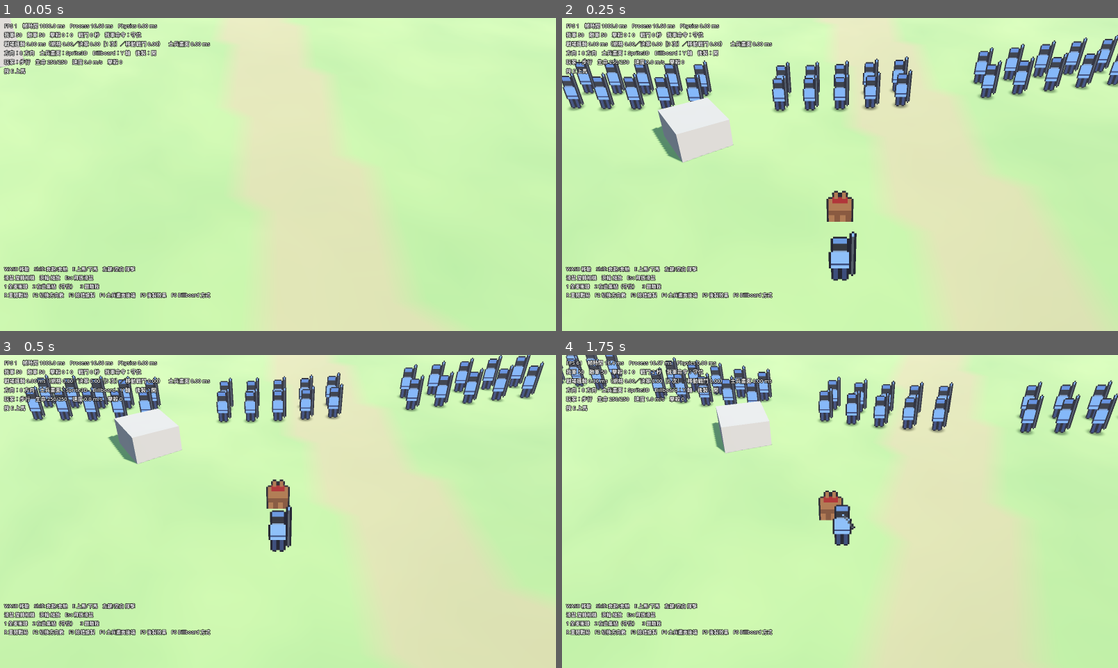
Above: before the commit, frames 1-4 (two rows, left to right).
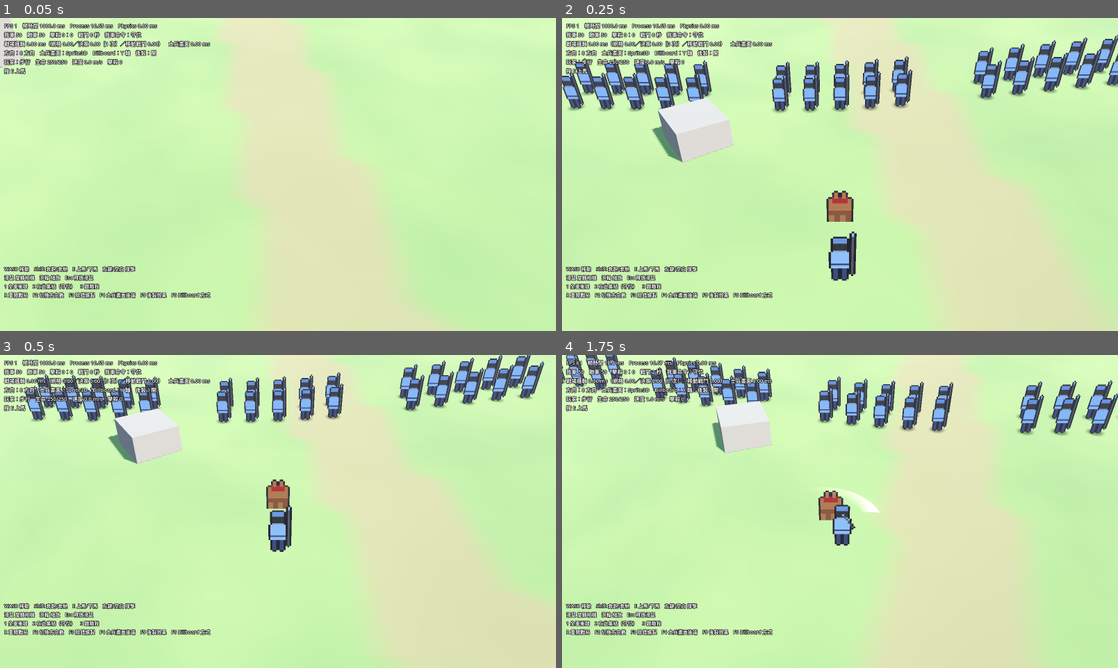
Above: after the commit, the same moments.

Repository: gigd123/hd2d-battle-prototype
Game: Godot game, scene res://scenes/battlefield.tscn
Two runs of this game, one before a commit and one after it. Both use one fixed random seed, a clock stepped at 60 frames per second and the inputs below.
Inputs (mouse positions are in pixels of both pictures, inside the frame that each line leads up to):
- Up to frame 1 (0.05 s): no input
- Up to frame 2 (0.25 s): no input
- Up to frame 3 (0.5 s): no input
- Up to frame 4 (1.75 s): move the mouse to (867, 511) at 0.52 s; hold W (move_forward) from 0.53 s (still down); click (867, 511) at 0.6 s; tap Space at 0.77, 1.52 s; move the mouse to (812, 511) at 1.27 s; click (812, 511) at 1.35 s

The runs differ from the first frame. In frame 1, less than 0.1% of the frame differs, in the area x 18-19%, y 1-4%; in frame 2, less than 0.1%; in frame 3, less than 0.1%; in frame 4, 0.2%, in the area x 48-58%, y 42-51%.

Commit message:
揮擊手感：刀光拖尾、左右連段與輸入緩衝、命中停頓、鏡頭微震、火花、傷害數字、佔位音效
- CombatFX：純畫面／聲音回饋，只聽玩家發出的訊號，不影響任何判定
- 揮擊弧線改為前後慢中段快；每刀左右交替；收招中按攻擊會緩衝接下一刀
- 擊退改成速度衝量（滑出去），致命一擊的屍體也會被擊飛一小段
- PlaceholderAudio：程式合成揮空、命中、擊殺聲
- 鏡頭震動用未縮放時間衰減，命中停頓期間也能震完

Co-Authored-By: Claude Opus 5.5 <noreply@anthropic.com>
Claude-Session: https://claude.ai/code/session_01DScwSwj2UN8LLyVLa4idmg

Diff:
--- a/scripts/actors/player.gd
+++ b/scripts/actors/player.gd
@@ -6,6 +6,10 @@
 
 signal hit_landed(hits: int, total_damage: float)
 signal died
+## 以下訊號只給畫面／音效回饋用（CombatFX），判定邏輯不依賴它們
+signal swing_started(mounted: bool)
+signal hit_detail(point: Vector3, damage: float, killed: bool, closing_speed: float)
+signal damaged(amount: float)
 
 enum AttackPhase { NONE, WINDUP, SWING, RECOVER }
 
@@ -54,6 +58,9 @@
 var _prev_pos := Vector3.ZERO
 var _cur_pos := Vector3.ZERO
 var _shape: CollisionShape3D
+var _swing_dir := 1.0            # +1：右→左橫掃；-1：左→右（連段交替）
+var _attack_buffered := false    # 收招中按下攻擊 → 收招結束立刻接下一刀
+var _swing_t := -1.0             # 目前揮擊進度 0..1；-1 = 沒有在揮
 
 
 func _ready() -> void:
@@ -103,6 +110,7 @@
 	if dead:
 		return
 	hp -= amount
+	damaged.emit(amount)
 	if hp <= 0.0:
 		hp = 0.0
 		if mounted and _mount_t < 0.0:
@@ -147,9 +155,11 @@
 		elif horse and global_position.distance_to(horse.global_position) <= mount_range:
 			_start_mount()
 
-	if Input.is_action_just_pressed("attack") and attack_phase == AttackPhase.NONE and _mount_t < 0.0:
-		attack_phase = AttackPhase.WINDUP
-		attack_timer = windup_time
+	if Input.is_action_just_pressed("attack") and _mount_t < 0.0:
+		if attack_phase == AttackPhase.NONE:
+			_begin_attack()
+		elif attack_phase == AttackPhase.RECOVER or attack_phase == AttackPhase.SWING:
+			_attack_buffered = true
 
 	if _mount_t >= 0.0:
 		_update_mount_transition(delta)
@@ -265,6 +275,22 @@
 # ---------------------------------------------------------------------------
 # 揮擊與掃掠命中
 # ---------------------------------------------------------------------------
+func _begin_attack() -> void:
+	attack_phase = AttackPhase.WINDUP
+	attack_timer = windup_time
+	_attack_buffered = false
+
+
+## 給畫面回饋用：目前揮擊進度（0..1），收招中仍回傳 1 讓刀光淡出；沒有揮擊時回傳 -1。
+func swing_progress() -> float:
+	return _swing_t
+
+
+## 給畫面回饋用：以「畫面內插位置」計算刀柄與刀尖，讓刀光跟著角色畫面而不是物理步。
+func blade_at(t: float) -> Array:
+	return _swing_geometry(t, visual_position())
+
+
 func _update_attack(delta: float) -> void:
 	if attack_phase == AttackPhase.NONE:
 		return
@@ -274,12 +300,15 @@
 			if attack_timer <= 0.0:
 				attack_phase = AttackPhase.SWING
 				attack_timer = swing_time
+				_swing_t = 0.0
 				_swing_hit.clear()
+				swing_started.emit(mounted)
 				var g := _swing_geometry(0.0)
 				_swing_prev_base = g[0]
 				_swing_prev_tip = g[1]
 		AttackPhase.SWING:
 			var t := clampf(1.0 - attack_timer / swing_time, 0.0, 1.0)
+			_swing_t = t
 			var g := _swing_geometry(t)
 			_sweep(_swing_prev_base, _swing_prev_tip, g[0], g[1])
 			_swing_prev_base = g[0]
@@ -288,20 +317,28 @@
 				attack_phase = AttackPhase.RECOVER
 				attack_timer = recover_time
 		AttackPhase.RECOVER:
+			if attack_timer <= recover_time - 0.12:
+				_swing_t = -1.0
 			if attack_timer <= 0.0:
 				attack_phase = AttackPhase.NONE
+				_swing_dir = -_swing_dir
+				if _attack_buffered:
+					_begin_attack()
 
 
 ## t: 0..1 揮擊進度。回傳 [刀柄位置, 刀尖位置]（世界座標）。
 ## 由右後上方往左前下方橫掃；騎馬時從較高處往下砍到步兵胸口高度。
-func _swing_geometry(t: float) -> Array:
+func _swing_geometry(t: float, origin = null) -> Array:
+	var at: Vector3 = global_position if origin == null else origin
 	var f := facing
 	var right := Vector3(-f.z, 0, f.x)
 	var shoulder_h := 2.3 if mounted else 1.35
 	var reach := reach_mounted if mounted else reach_foot
-	var base := global_position + Vector3(0, shoulder_h, 0) + right * 0.25
-	var ang := lerpf(deg_to_rad(80.0), deg_to_rad(-80.0), t)
-	var drop := lerpf(0.2, -1.0 if mounted else -0.5, t)
+	var base := at + Vector3(0, shoulder_h, 0) + right * 0.25 * _swing_dir
+	# 前後段慢、中段快（ease），比等速轉動更有「甩出去」的感覺
+	var e := t * t * (3.0 - 2.0 * t)
+	var ang := lerpf(deg_to_rad(80.0), deg_to_rad(-80.0), e) * _swing_dir
+	var drop := lerpf(0.2, -1.0 if mounted else -0.5, e)
 	var tip := base + (f * cos(ang) + right * sin(ang)) * reach + Vector3(0, drop, 0)
 	var hilt := base + (tip - base) * 0.25
 	return [hilt, tip]
@@ -326,11 +363,13 @@
 		# 相對速度在「朝向目標」方向的分量：迎面衝鋒 > 靜止 > 同向追擊
 		var closing := maxf(0.0, (my_vel - svel).dot(to_target))
 		var dmg := base_damage + closing * speed_damage
-		var knock := to_target * (0.4 + closing * 0.08)
+		var knock := to_target * (0.6 + closing * 0.12)
 		var killed: bool = battle.call("apply_damage", idx, dmg, knock)
 		if killed:
 			total_kills += 1
 		total += dmg
+		var point := spos + Vector3(0, 1.2, 0) - to_target * 0.3
+		hit_detail.emit(point, dmg, killed, closing)
 	hit_landed.emit(hits.size(), total)
 
 
--- a/scripts/battle/battle_manager.gd
+++ b/scripts/battle/battle_manager.gd
@@ -492,6 +492,14 @@
 		if state[i] == State.DEAD:
 			if hit_flash[i] > 0.0:
 				hit_flash[i] -= delta
+			# 致命一擊的擊退：屍體滑出去後停下
+			var dv := vel[i]
+			if dv.length_squared() > 0.01:
+				var dp := pos[i] + dv * delta
+				dp = terrain.clamp_to_map(dp, 4.0)
+				dp.y = terrain.get_height(dp.x, dp.z)
+				pos[i] = dp
+				vel[i] = dv * maxf(0.0, 1.0 - 6.0 * delta)
 			continue
 		var p := pos[i]
 		var v := vel[i]
@@ -623,12 +631,10 @@
 	if state[i] == State.DEAD:
 		return false
 	hit_flash[i] = 0.15
-	stun[i] = 0.25
+	stun[i] = 0.25 + knock.length() * 0.15
 	atk_hit_at[i] = 0.0          # 被打中會中斷出手
-	var p := pos[i] + Vector3(knock.x, 0, knock.z)
-	p = terrain.clamp_to_map(p, 4.0)
-	p.y = terrain.get_height(p.x, p.z)
-	pos[i] = p
+	# 擊退改成速度衝量：硬直期間速度以每秒 8 倍衰減，總位移約等於 knock 長度，畫面上是滑出去而不是瞬移
+	vel[i] = vel[i] + Vector3(knock.x, 0, knock.z) * 8.0
 	if immortal:
 		return false
 	hp[i] -= dmg
@@ -643,7 +649,6 @@
 	hp[i] = 0.0
 	dead_time[i] = battle_time
 	target[i] = NO_TARGET
-	vel[i] = Vector3.ZERO
 	atk_anim[i] = 0.0
 	alive_count[team[i]] -= 1
 	kills[1 - team[i]] += 1
--- a/scripts/battlefield.gd
+++ b/scripts/battlefield.gd
@@ -48,6 +48,12 @@
 		horse.battle = battle
 		player.battle = battle
 		player.hit_landed.connect(_on_hit_landed)
+
+	if not stress_mode:
+		var fx := CombatFX.new()
+		fx.name = "CombatFX"
+		add_child(fx)
+		fx.setup(player, cam_rig)
 
 	debug_draw = DebugDraw.new()
 	debug_draw.name = "DebugDraw"
--- a/scripts/camera/orbit_follow_camera.gd
+++ b/scripts/camera/orbit_follow_camera.gd
@@ -27,6 +27,9 @@
 var auto_orbit_speed := 0.12
 
 var camera: Camera3D
+## 鏡頭震動（純畫面效果）：add_shake() 疊加強度，隨時間衰減
+var shake := 0.0
+var _shake_t := 0.0
 var _focus := Vector3.ZERO
 var _attrs: CameraAttributesPractical
 
@@ -80,13 +83,25 @@
 	if terrain:
 		var ground := terrain.get_height(cam_pos.x, cam_pos.z)
 		cam_pos.y = maxf(cam_pos.y, ground + 1.0)
-	camera.global_position = cam_pos
-	camera.look_at(look_at_point, Vector3.UP)
+	# 震動用「未縮放」的時間衰減，命中停頓（time_scale 變小）期間仍會正常震完
+	var real_dt := delta / maxf(Engine.time_scale, 0.001)
+	var jitter := Vector3.ZERO
+	if shake > 0.001:
+		_shake_t += real_dt * 60.0
+		var amp := shake * shake * 0.35
+		jitter = Vector3(sin(_shake_t * 1.7), sin(_shake_t * 2.3 + 1.0), sin(_shake_t * 1.3 + 2.0)) * amp
+		shake = maxf(0.0, shake - real_dt * 2.5)
+	camera.global_position = cam_pos + jitter
+	camera.look_at(look_at_point + jitter * 0.5, Vector3.UP)
 	# 景深焦點跟著距離走（移軸感：焦點外的前景與遠景模糊）
 	_attrs.dof_blur_far_distance = distance + 12.0
 	_attrs.dof_blur_far_transition = distance * 1.5
 	_attrs.dof_blur_near_distance = maxf(distance * 0.45, 1.0)
 	_attrs.dof_blur_near_transition = distance * 0.3
+
+
+func add_shake(amount: float) -> void:
+	shake = clampf(shake + amount, 0.0, 1.0)
 
 
 ## 相機的「水平前方」，給角色做相機相對移動。
--- /dev/null
+++ b/scripts/fx/combat_fx.gd
@@ -0,0 +1,220 @@
+class_name CombatFX
+extends Node3D
+## 揮擊與命中的「手感」回饋：全部是畫面／聲音，判定邏輯完全不依賴這裡。
+## 拿掉這個節點，戰鬥結果不會有任何改變。
+##
+## - 刀光拖尾：每幀沿著揮擊弧線取樣，畫成淡出的帶狀網格
+## - 命中停頓（hit stop）：短暫把 Engine.time_scale 降低，擊殺停更久
+## - 鏡頭微震、火花粒子、傷害數字、佔位音效（揮空、命中、擊殺）
+## 數值都 export，方便邊玩邊調。
+
+@export var hitstop_hit := 0.055        # 秒（真實時間）
+@export var hitstop_kill := 0.10
+@export var hitstop_scale := 0.05
+@export var shake_hit := 0.35
+@export var shake_kill := 0.55
+@export var shake_damaged := 0.25
+@export var trail_length := 0.55        # 拖尾覆蓋的揮擊進度長度（0..1）
+@export var trail_samples := 18
+
+var player: PlayerController
+var cam_rig: OrbitFollowCamera
+
+var _trail := ImmediateMesh.new()
+var _trail_mi: MeshInstance3D
+var _trail_fade := 0.0
+var _last_t := -1.0
+var _hitstop_left := 0.0
+var _sparks: Array[CPUParticles3D] = []
+var _spark_i := 0
+var _audio: Array[AudioStreamPlayer] = []
+var _audio_i := 0
+var _numbers: Array = []                # [Label3D, 剩餘秒數, 起點]
+
+
+func setup(p_player: PlayerController, p_cam: OrbitFollowCamera) -> void:
+	player = p_player
+	cam_rig = p_cam
+	player.swing_started.connect(_on_swing_started)
+	player.hit_detail.connect(_on_hit)
+	player.damaged.connect(_on_damaged)
+
+
+func _ready() -> void:
+	_trail_mi = MeshInstance3D.new()
+	_trail_mi.name = "WeaponTrail"
+	_trail_mi.mesh = _trail
+	_trail_mi.cast_shadow = GeometryInstance3D.SHADOW_CASTING_SETTING_OFF
+	var mat := StandardMaterial3D.new()
+	mat.shading_mode = BaseMaterial3D.SHADING_MODE_UNSHADED
+	mat.vertex_color_use_as_albedo = true
+	mat.transparency = BaseMaterial3D.TRANSPARENCY_ALPHA
+	mat.blend_mode = BaseMaterial3D.BLEND_MODE_ADD
+	mat.cull_mode = BaseMaterial3D.CULL_DISABLED
+	mat.no_depth_test = false
+	_trail_mi.material_override = mat
+	add_child(_trail_mi)
+	for i in 8:
+		_sparks.append(_make_sparks())
+	for i in 6:
+		var a := AudioStreamPlayer.new()
+		a.bus = "Master"
+		add_child(a)
+		_audio.append(a)
+
+
+# ---------------------------------------------------------------------------
+func _process(delta: float) -> void:
+	var real_dt := delta / maxf(Engine.time_scale, 0.001)
+	_update_hitstop(real_dt)
+	_update_trail(real_dt)
+	_update_numbers(real_dt)
+
+
+func _update_hitstop(real_dt: float) -> void:
+	if _hitstop_left > 0.0:
+		_hitstop_left -= real_dt
+		if _hitstop_left <= 0.0:
+			Engine.time_scale = 1.0
+
+
+func _hitstop(seconds: float) -> void:
+	_hitstop_left = maxf(_hitstop_left, seconds)
+	Engine.time_scale = hitstop_scale
+
+
+func _update_trail(real_dt: float) -> void:
+	_trail.clear_surfaces()
+	if player == null:
+		return
+	var t := player.swing_progress()
+	if t >= 0.0:
+		_last_t = t
+		_trail_fade = 1.0
+	elif _trail_fade > 0.0:
+		_trail_fade = maxf(0.0, _trail_fade - real_dt * 6.0)
+	if _trail_fade <= 0.0 or _last_t < 0.0:
+		return
+	var head := _last_t
+	var tail := maxf(0.0, head - trail_length)
+	if head - tail < 0.01:
+		return
+	_trail.surface_begin(Mesh.PRIMITIVE_TRIANGLE_STRIP)
+	for k in trail_samples + 1:
+		var u := float(k) / trail_samples          # 0 = 尾端，1 = 刀尖目前位置
+		var g: Array = player.blade_at(lerpf(tail, head, u))
+		var hilt: Vector3 = g[0]
+		var tip: Vector3 = g[1]
+		var inner := hilt.lerp(tip, 0.45)
+		var a := u * u * _trail_fade
+		_trail.surface_set_color(Color(1.0, 0.95, 0.75, a * 0.9))
+		_trail.surface_add_vertex(tip)
+		_trail.surface_set_color(Color(0.6, 0.75, 1.0, 0.0))
+		_trail.surface_add_vertex(inner)
+	_trail.surface_end()
+
+
+func _update_numbers(real_dt: float) -> void:
+	for i in range(_numbers.size() - 1, -1, -1):
+		var e: Array = _numbers[i]
+		var lbl: Label3D = e[0]
+		e[1] -= real_dt
+		var life: float = e[1]
+		if life <= 0.0:
+			lbl.queue_free()
+			_numbers.remove_at(i)
+			continue
+		var k := 1.0 - life / 0.8
+		lbl.global_position = (e[2] as Vector3) + Vector3(0, 0.3 + k * 1.1, 0)
+		lbl.modulate.a = clampf(life / 0.3, 0.0, 1.0)
+		lbl.outline_modulate.a = lbl.modulate.a
+
+
+# ---------------------------------------------------------------------------
+func _on_swing_started(mounted: bool) -> void:
+	_play(PlaceholderAudio.whoosh(), randf_range(0.9, 1.15) * (0.85 if mounted else 1.0), -6.0)
+
+
+func _on_hit(point: Vector3, damage: float, killed: bool, closing: float) -> void:
+	var strength := clampf(closing / 13.0, 0.0, 1.0)
+	_hitstop((hitstop_kill if killed else hitstop_hit) * (1.0 + strength * 0.5))
+	if cam_rig:
+		cam_rig.add_shake((shake_kill if killed else shake_hit) * (0.7 + strength * 0.6))
+	_burst(point, killed)
+	_spawn_number(point, damage, killed)
+	if killed:
+		_play(PlaceholderAudio.kill(), randf_range(0.9, 1.05), 0.0)
+	else:
+		_play(PlaceholderAudio.hit(), randf_range(0.95, 1.2), -2.0)
+
+
+func _on_damaged(_amount: float) -> void:
+	if cam_rig:
+		cam_rig.add_shake(shake_damaged)
+
+
+# ---------------------------------------------------------------------------
+func _play(stream: AudioStream, pitch: float, db: float) -> void:
+	var a := _audio[_audio_i]
+	_audio_i = (_audio_i + 1) % _audio.size()
+	a.stream = stream
+	a.pitch_scale = pitch
+	a.volume_db = db
+	a.play()
+
+
+func _make_sparks() -> CPUParticles3D:
+	var p := CPUParticles3D.new()
+	p.emitting = false
+	p.one_shot = true
+	p.amount = 16
+	p.lifetime = 0.35
+	p.explosiveness = 1.0
+	p.direction = Vector3(0, 1, 0)
+	p.spread = 180.0
+	p.initial_velocity_min = 2.5
+	p.initial_velocity_max = 6.0
+	p.gravity = Vector3(0, -14, 0)
+	p.scale_amount_min = 0.6
+	p.scale_amount_max = 1.2
+	var quad := QuadMesh.new()
+	quad.size = Vector2(0.09, 0.09)
+	var mat := StandardMaterial3D.new()
+	mat.shading_mode = BaseMaterial3D.SHADING_MODE_UNSHADED
+	mat.billboard_mode = BaseMaterial3D.BILLBOARD_PARTICLES
+	mat.vertex_color_use_as_albedo = true
+	mat.albedo_color = Color(1.0, 0.9, 0.55)
+	quad.material = mat
+	p.mesh = quad
+	var grad := Gradient.new()
+	grad.set_color(0, Color(1.0, 1.0, 0.85))
+	grad.set_color(1, Color(1.0, 0.45, 0.15))
+	p.color_ramp = grad
+	add_child(p)
+	return p
+
+
+func _burst(at: Vector3, big: bool) -> void:
+	var p := _sparks[_spark_i]
+	_spark_i = (_spark_i + 1) % _sparks.size()
+	p.global_position = at
+	p.amount = 26 if big else 14
+	p.restart()
+	p.emitting = true
+
+
+func _spawn_number(at: Vector3, damage: float, killed: bool) -> void:
+	var l := Label3D.new()
+	l.text = ("%d!" if killed else "%d") % int(damage)
+	l.billboard = BaseMaterial3D.BILLBOARD_ENABLED
+	l.no_depth_test = true
+	l.fixed_size = true
+	l.pixel_size = 0.0012
+	l.font_size = 30 if killed else 24
+	l.outline_size = 8
+	l.modulate = Color(1.0, 0.35, 0.25) if killed else Color(1.0, 0.92, 0.5)
+	l.outline_modulate = Color(0, 0, 0)
+	l.texture_filter = BaseMaterial3D.TEXTURE_FILTER_NEAREST
+	add_child(l)
+	l.global_position = at
+	_numbers.append([l, 0.8, at])
--- /dev/null
+++ b/scripts/fx/placeholder_audio.gd
@@ -0,0 +1,74 @@
+class_name PlaceholderAudio
+extends RefCounted
+## 程式合成的佔位音效（不使用任何外部音檔）。之後換成正式音效時，
+## 只要讓 CombatFX 改讀 .wav/.ogg 即可。
+
+const RATE := 22050
+
+static var _cache: Dictionary = {}
+
+
+## 揮空聲：濾波白噪音，音量先升後降，濾波頻率隨時間掃過，聽起來像「咻」。
+static func whoosh() -> AudioStreamWAV:
+	if not _cache.has("whoosh"):
+		var n := int(RATE * 0.22)
+		var rng := RandomNumberGenerator.new()
+		rng.seed = 7
+		var data := PackedFloat32Array()
+		data.resize(n)
+		var lp := 0.0
+		for i in n:
+			var t := float(i) / n
+			var env := sin(t * PI) * (1.0 - t * 0.4)
+			var cutoff := lerpf(0.05, 0.35, sin(t * PI))
+			lp += (rng.randf_range(-1.0, 1.0) - lp) * cutoff
+			data[i] = lp * env * 1.6
+		_cache["whoosh"] = _make(data)
+	return _cache["whoosh"]
+
+
+## 命中聲：低頻「咚」（下滑的正弦）＋很短的噪音「啪」。
+static func hit() -> AudioStreamWAV:
+	if not _cache.has("hit"):
+		_cache["hit"] = _thump(0.14, 150.0, 55.0, 0.035, 0.9)
+	return _cache["hit"]
+
+
+## 擊殺聲：較長、較低的命中聲。
+static func kill() -> AudioStreamWAV:
+	if not _cache.has("kill"):
+		_cache["kill"] = _thump(0.28, 110.0, 38.0, 0.06, 1.0)
+	return _cache["kill"]
+
+
+static func _thump(length: float, f0: float, f1: float, noise_len: float, gain: float) -> AudioStreamWAV:
+	var n := int(RATE * length)
+	var rng := RandomNumberGenerator.new()
+	rng.seed = 11
+	var data := PackedFloat32Array()
+	data.resize(n)
+	var phase := 0.0
+	for i in n:
+		var t := float(i) / RATE
+		var k := t / length
+		var f := lerpf(f0, f1, k)
+		phase += TAU * f / RATE
+		var body := sin(phase) * pow(1.0 - k, 2.0)
+		var crack := 0.0
+		if t < noise_len:
+			crack = rng.randf_range(-1.0, 1.0) * (1.0 - t / noise_len)
+		data[i] = clampf((body * 0.9 + crack * 0.6) * gain, -1.0, 1.0)
+	return _make(data)
+
+
+static func _make(samples: PackedFloat32Array) -> AudioStreamWAV:
+	var bytes := PackedByteArray()
+	bytes.resize(samples.size() * 2)
+	for i in samples.size():
+		bytes.encode_s16(i * 2, int(clampf(samples[i], -1.0, 1.0) * 32000.0))
+	var w := AudioStreamWAV.new()
+	w.format = AudioStreamWAV.FORMAT_16_BITS
+	w.mix_rate = RATE
+	w.stereo = false
+	w.data = bytes
+	return w
Not shown, added: scripts/fx/combat_fx.gd.uid
Not shown, added: scripts/fx/placeholder_audio.gd.uid
